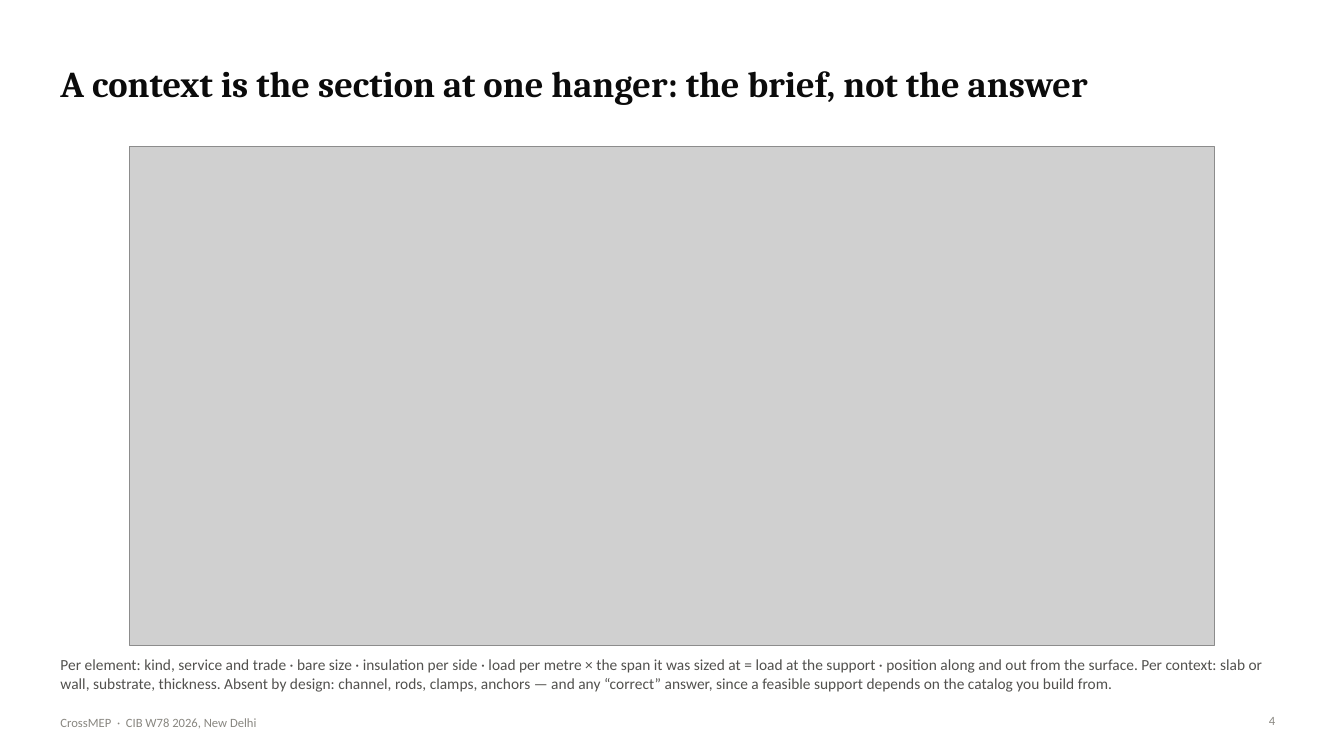
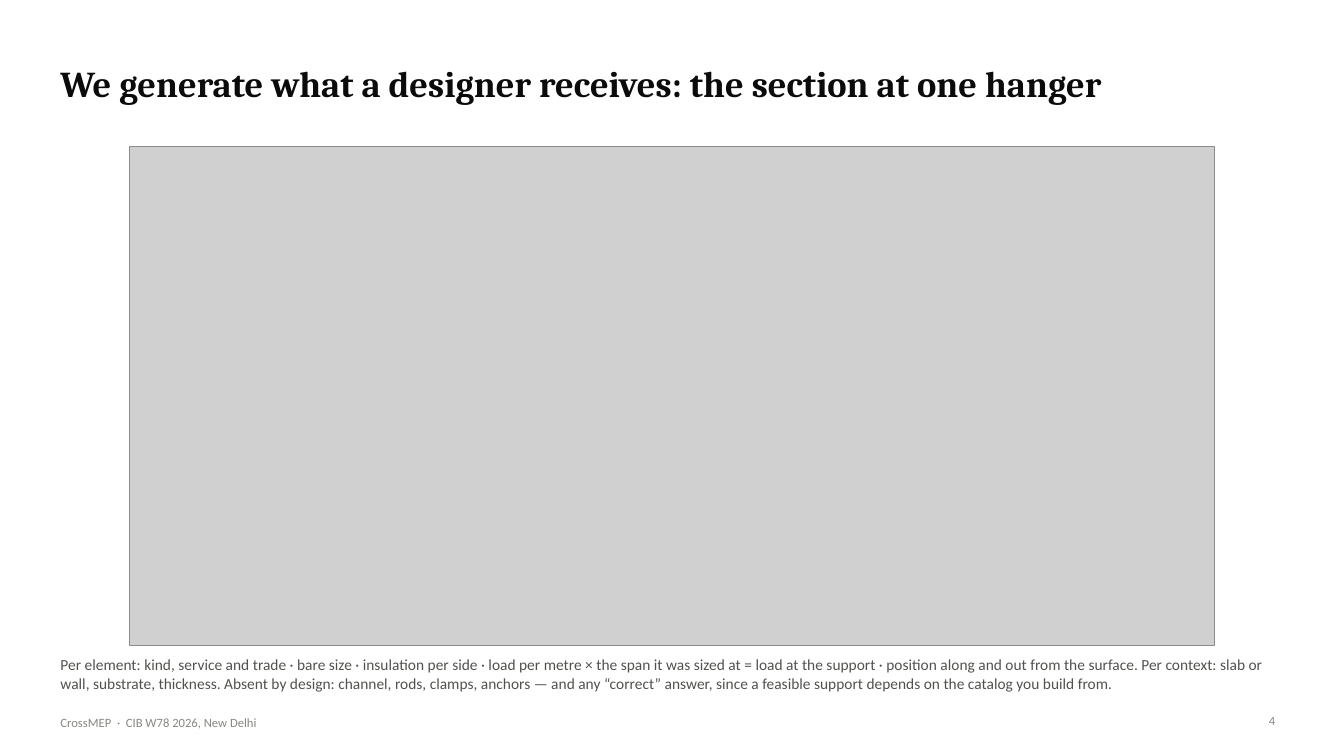
Before and after one commit to lavinia-ped/CrossMEP_Dataset, a slide deck: slide 4 of docs/CrossMEP_CIBW78_talk.pptx. Drawn at 1344x756 pixels with LibreOffice and Linux fonts; fonts in the diff are those of the drawing; grey boxes stand for pictures. Boxes give left, top, right and bottom in pixels: in the first picture for what was removed or moved away, otherwise in the second. Text is boxed around its words. In the diff, an @@ line names an element or a change of style, - is before the commit and + after.

Commit message:
Talk: slide titles state their message
Each title is now a sentence with a point (for example 'Spacing holds up on a
clinic the generator never saw', 'Nowadays, every pipe, duct and tray hangs from
a hand-designed support') rather than a topic label. Numbers in titles are
computed from the released data. Script headings updated to match; PPTX and PDF
rebuilt.

```diff
--- a/docs/CrossMEP_CIBW78_talk.pptx
+++ b/docs/CrossMEP_CIBW78_talk.pptx
@@ title at <box>60,71,1101,105</box>: text changed @@
-A context is the section at one hanger: the brief, not the answer
+We generate what a designer receives: the section at one hanger
```
Also in this commit, not shown: 18 other slides changed, 4 other files.
